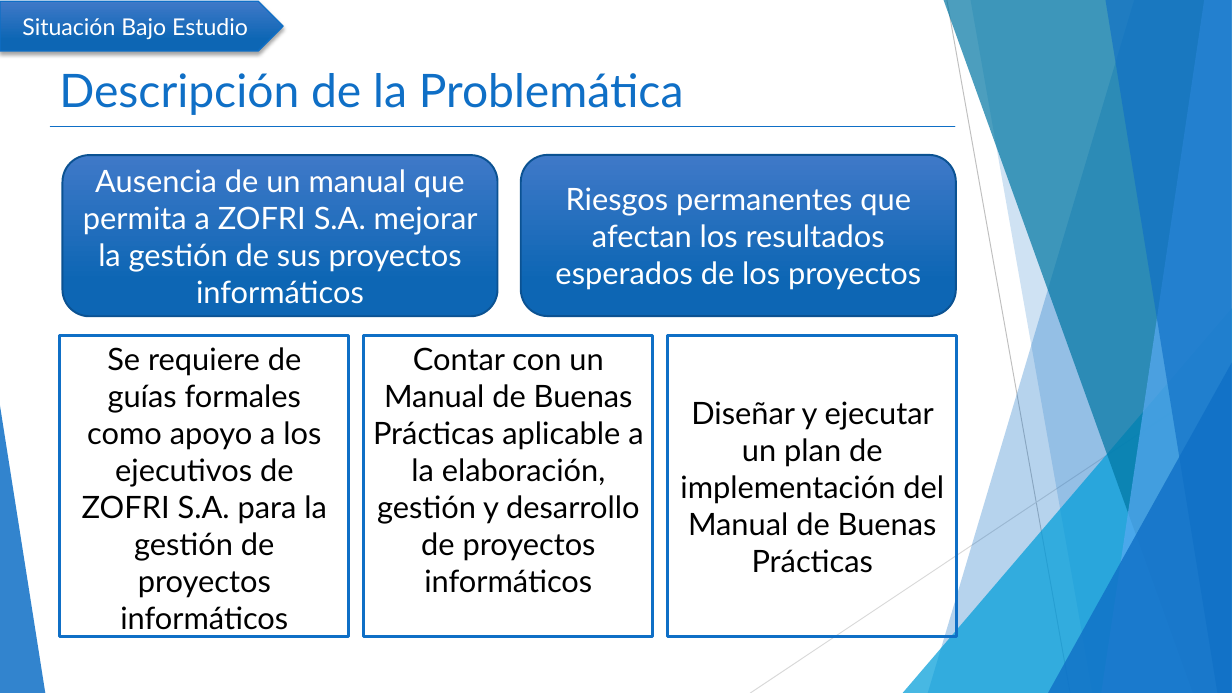
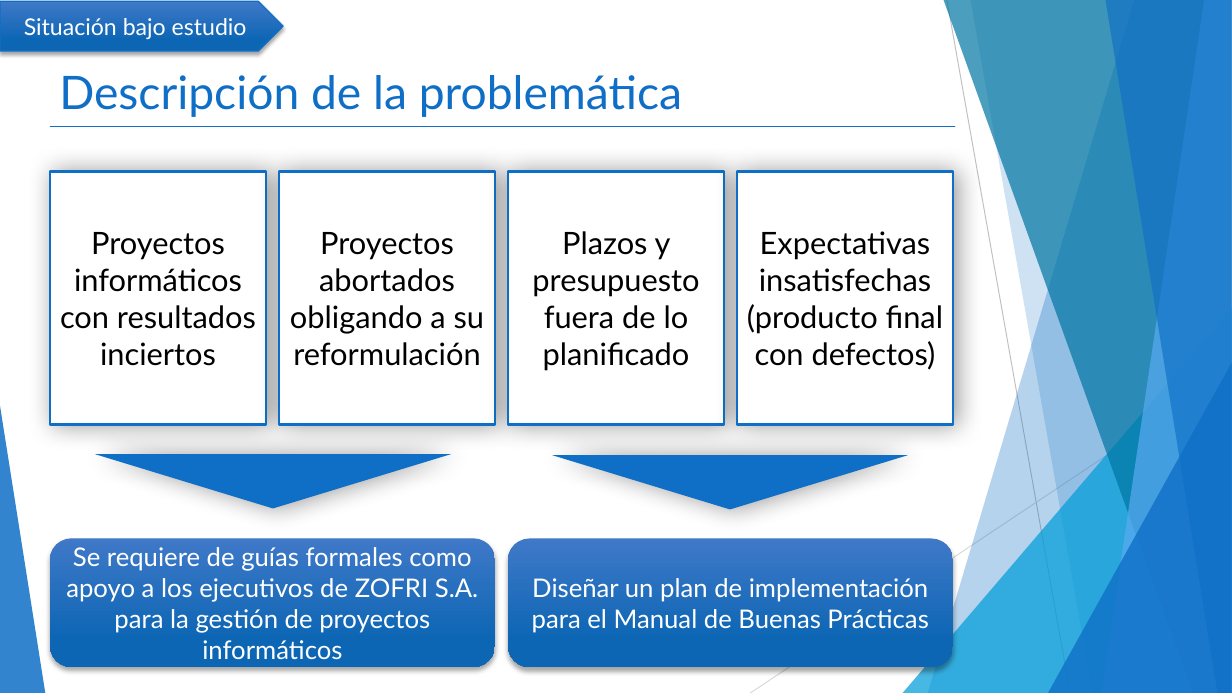
Before and after one commit to mcamara75/tituloUnap, a slide deck: slide 9 of 2018/TT IQQ 2018 Camara y Garay.pptx (slide 8 before the commit). Drawn at 1232x693 pixels with LibreOffice and Linux fonts; fonts in the diff are those of the drawing. Boxes give left, top, right and bottom in pixels: in the first picture for what was removed or moved away, otherwise in the second. Text is boxed around its words. In the diff, an @@ line names an element or a change of style, - is before the commit and + after.

```diff
--- a/2018/TT IQQ 2018 Camara y Garay.pptx
+++ b/2018/TT IQQ 2018 Camara y Garay.pptx
@@ text in pentagon arrow at <box>24,18,247,39</box>: text changed @@
-Situación Bajo Estudio
+Situación bajo estudio
@@ title at <box>59,75,682,117</box>: text changed @@
-Descripción de la Problemática
+Descripción de la problemática
@@ rectangle added at <box>50,172,266,424</box>, fill #FFFFFF, outline #0F6FC6 2.25 pt, 24 pt, text #000000 @@
+Proyectos informáticos con resultados inciertos
@@ rounded rectangle removed at <box>63,155,498,316</box> @@
-Ausencia de un manual que permita a ZOFRI S.A. mejorar la gestión de sus proyectos informáticos
@@ rectangle added at <box>279,172,495,424</box>, fill #FFFFFF, outline #0F6FC6 2.25 pt, 24 pt, text #000000 @@
+Proyectos abortados obligando a su reformulación
@@ rectangle added at <box>508,172,725,424</box>, fill #FFFFFF, outline #0F6FC6 2.25 pt, 24 pt, text #000000 @@
+Plazos y presupuesto fuera de lo planificado
@@ rounded rectangle removed at <box>521,155,957,316</box> @@
-Riesgos permanentes que afectan los resultados esperados de los proyectos
@@ rectangle added at <box>738,172,954,424</box>, fill #FFFFFF, outline #0F6FC6 2.25 pt, 24 pt, text #000000 @@
+Expectativas insatisfechas (producto final con defectos)
@@ rectangle removed at <box>364,335,653,637</box> @@
-Contar con un Manual de Buenas Prácticas aplicable a la elaboración, gestión y desarrollo de proyectos informáticos
@@ flow chart merge added at <box>95,455,451,509</box>, fill #0F6FC6 @@
@@ flow chart merge added at <box>553,456,909,510</box>, fill #0F6FC6 @@
@@ rounded rectangle "Se requiere de guías formales ...": place and size @@
-rounded rectangle "Se requiere de guías formales ..." at <box>60,335,349,637</box>
+rounded rectangle "Se requiere de guías formales ..." at <box>50,539,494,667</box>
@@ rounded rectangle "Se requiere de guías formales ..." at <box>50,539,494,667</box>: size 24 to 20 pt, text colour #000000 to #FFFFFF; vertical alignment top to middle; rectangle to rounded rectangle; fill none to gradient #4079C9 to #0E66B5; outline #0F6FC6 2.25 pt to none; shadow on @@
@@ rounded rectangle "Diseñar un plan de implementación ...": place and size @@
-rounded rectangle "Diseñar un plan de implementación ..." at <box>668,335,958,637</box>
+rounded rectangle "Diseñar un plan de implementación ..." at <box>508,539,953,667</box>
@@ rounded rectangle "Diseñar un plan de implementación ..." at <box>508,539,953,667</box>: rectangle to rounded rectangle; fill none to gradient #4079C9 to #0E66B5; outline #0F6FC6 2.25 pt to none; shadow on @@
@@ text in rounded rectangle at <box>532,578,928,633</box>: text changed; size 24 to 20 pt; text colour #000000 to #FFFFFF @@
-Diseñar y ejecutar un plan de implementación del Manual de Buenas Prácticas
+Diseñar un plan de implementación para el Manual de Buenas Prácticas
```
Also in this commit, not shown: 1 other slide changed, 1 slide added.
